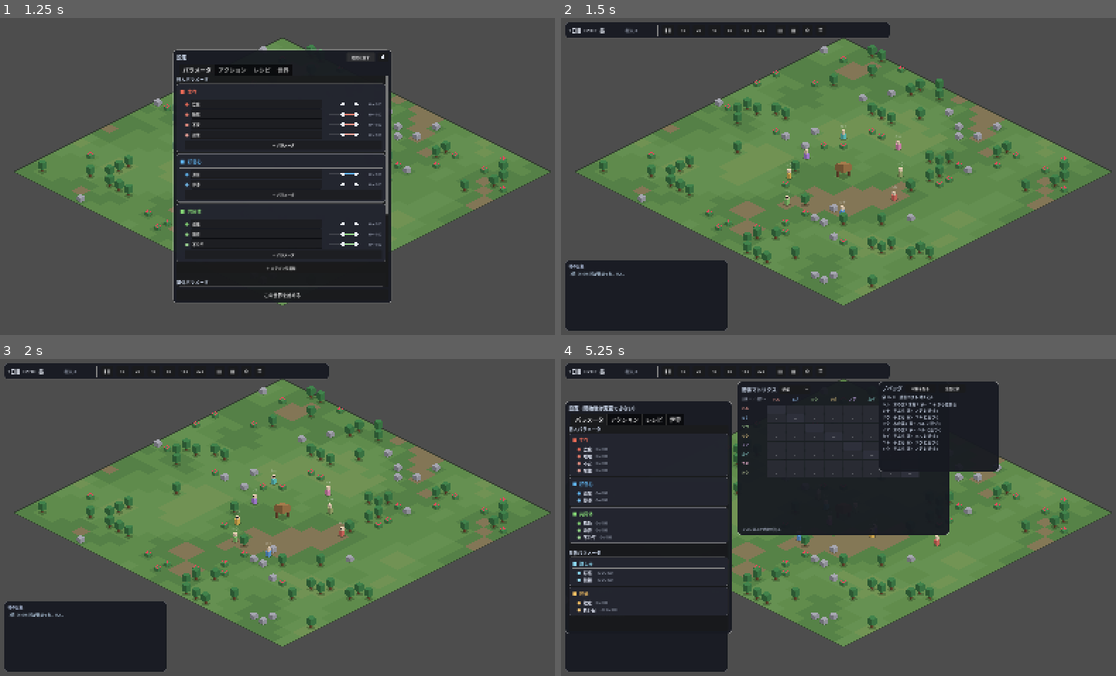
Above: before the commit, frames 1-4 (two rows, left to right).
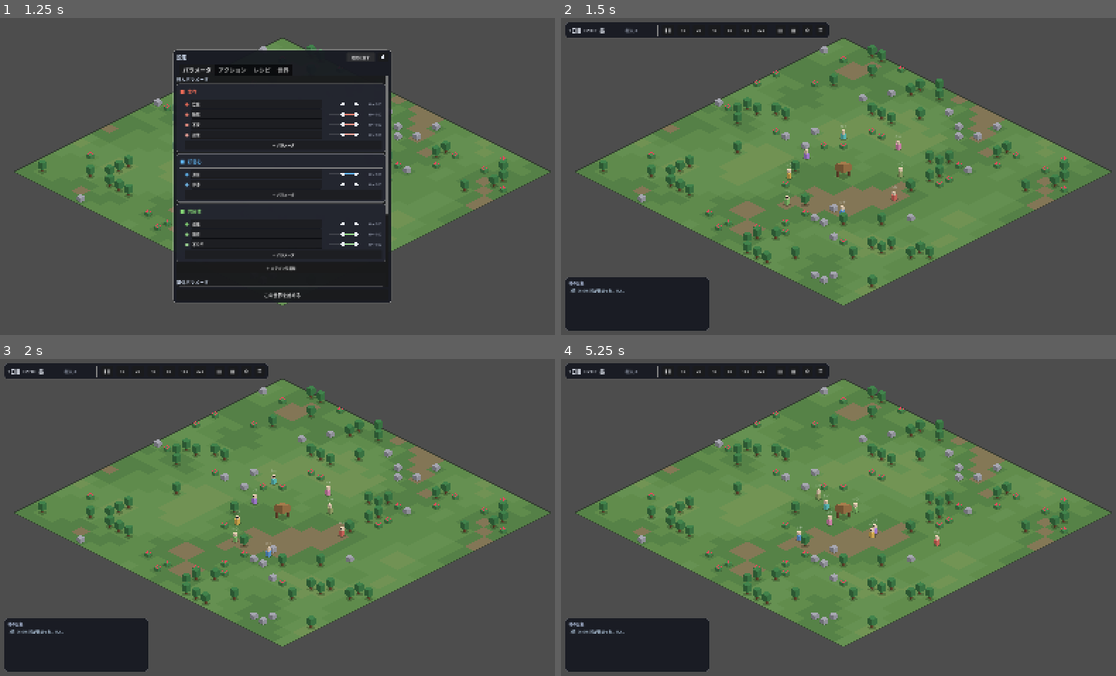
Above: after the commit, the same moments.

Repository: asterisk-cn/world-simulator
Game: Godot game, scene res://scenes/main.tscn
The game is run twice, just before and just after one commit, with the same random seed, the same clock (stepped at 60 frames per second) and the same inputs.
Inputs (mouse positions are in pixels of both pictures, inside the frame that each line leads up to):
- Up to frame 1 (1.25 s): click "既定に戻す" at 0.5 s
- Up to frame 2 (1.5 s): click "この世界を始める" at 1.25 s
- Up to frame 3 (2 s): no input
- Up to frame 4 (5.25 s): click "▤" at 2 s; click "▦" at 2.75 s; click "⚙" at 3.5 s; click "☰" at 4.25 s; click (688, 390) at 5 s, where only the run after the commit has a clickable "✕"

Frame 1 is identical in both runs. In frame 2, 2.7% of the frame differs, in the area x 0-60%, y 1-99%; in frame 3, 2.7%; in frame 4, 42%, in the area x 0-79%, y 1-99%.

Commit message:
UIの整理：窓を一度に1枚、閉じるボタン、高さを中身に合わせる
3枚同時に開くと世界がほとんど見えなくなっていたため、
掲示板 / 関係マトリクス / 設定 / デバッグ は排他表示にした。

- どの窓にも題名と閉じるボタンを同じ形で付ける（UIKit.window_header）
- 窓の出る位置を左上に統一。右のインスペクタと左下の記録は常設のまま
- 関係マトリクスの高さを人数から算出（多ければ中でスクロール）
- 掲示板と記録の高さを中身に見合う大きさへ
- 記憶の要約が出来事を全部並べて長かったので一行に。
  出来事そのものは「今日の出来事」に並ぶので重複していた
- 使われなくなった episodes_kept を削除

Co-Authored-By: Claude Opus 5 <noreply@anthropic.com>

Diff:
--- a/scripts/autoload/sim_config.gd
+++ b/scripts/autoload/sim_config.gd
@@ -14,7 +14,6 @@
 	"decision_interval": [1.1, 0.2, 6.0, "行動を選び直す間隔（秒）"],
 	"move_speed": [1.9, 0.2, 12.0, "移動速度（マス/秒）"],
 
-	"episodes_kept": [6.0, 1.0, 40.0, "要約に残す出来事の数"],
 	"summaries_kept": [5.0, 1.0, 30.0, "保持する過去日数"],
 }
 
--- a/scripts/data/memory.gd
+++ b/scripts/data/memory.gd
@@ -40,8 +40,6 @@
 func _summarize(owner_name: String, day: int) -> String:
 	if episodes.is_empty():
 		return "%d日目：特に何もなかった。" % day
-	var keep := int(SimConfig.p("episodes_kept"))
-	var tail: Array = episodes.slice(maxi(0, episodes.size() - keep))
 	var counts := {}
 	for e in episodes:
 		var head: String = String(e).split("：")[0]
@@ -52,12 +50,8 @@
 		if counts[k] > best:
 			best = counts[k]
 			busiest = k
-	var joined := ""
-	for e in tail:
-		if joined != "":
-			joined += " / "
-		joined += String(e)
-	return "%d日目：%s は主に「%s」をして過ごした。 %s" % [day, owner_name, busiest, joined]
+	# 出来事そのものは「今日の出来事」に並ぶので、要約は一行に留める
+	return "%d日目：%s は主に「%s」をして過ごした（%d件）" % [day, owner_name, busiest, episodes.size()]
 
 
 func recent_summary(n: int = 2) -> String:
--- a/scripts/main.gd
+++ b/scripts/main.gd
@@ -74,11 +74,11 @@
 		rules_panel.offset_top = -360
 		rules_panel.offset_bottom = 360
 	else:
-		rules_panel.set_anchors_preset(Control.PRESET_CENTER_LEFT)
+		rules_panel.set_anchors_preset(Control.PRESET_TOP_LEFT)
 		rules_panel.offset_left = 12
-		rules_panel.offset_right = 484
-		rules_panel.offset_top = -330
-		rules_panel.offset_bottom = 330
+		rules_panel.offset_right = 500
+		rules_panel.offset_top = 64
+		rules_panel.offset_bottom = 700
 	hud.set_play_ui_visible(not on)
 
 
@@ -137,11 +137,12 @@
 
 	var matrix = preload("res://scripts/ui/matrix_panel.gd").new()
 	matrix.world = world
-	matrix.set_anchors_preset(Control.PRESET_CENTER_TOP)
-	matrix.offset_left = -300
-	matrix.offset_right = 300
+	matrix.set_anchors_preset(Control.PRESET_TOP_LEFT)
+	matrix.offset_left = 12
+	matrix.offset_right = 620
 	matrix.offset_top = 64
-	matrix.offset_bottom = 500
+	matrix.offset_bottom = 72
+	matrix.closed.connect(hud.close_panels)
 	matrix.visible = false
 	hud.add_child(matrix)
 	hud.matrix_panel = matrix
@@ -155,11 +156,12 @@
 	rules.offset_bottom = 330
 	var dbg = preload("res://scripts/ui/debug_panel.gd").new()
 	dbg.world = world
-	dbg.set_anchors_preset(Control.PRESET_TOP_RIGHT)
-	dbg.offset_left = -700
-	dbg.offset_right = -360
+	dbg.set_anchors_preset(Control.PRESET_TOP_LEFT)
+	dbg.offset_left = 12
+	dbg.offset_right = 392
 	dbg.offset_top = 64
-	dbg.offset_bottom = 320
+	dbg.offset_bottom = 380
+	dbg.closed.connect(hud.close_panels)
 	dbg.visible = false
 	hud.add_child(dbg)
 	hud.debug_panel = dbg
@@ -168,6 +170,7 @@
 	hud.rules_panel = rules
 	rules_panel = rules
 	rules.started.connect(_start_world)
+	rules.closed.connect(hud.close_panels)
 
 
 func _process(_delta: float) -> void:
--- a/scripts/ui/debug_panel.gd
+++ b/scripts/ui/debug_panel.gd
@@ -1,4 +1,6 @@
 extends PanelContainer
+
+signal closed
 ## デバッグ用の一覧。村人が何を持っていて、いま何をしていて、家が建ったかを一望する。
 
 var world = null
@@ -24,14 +26,15 @@
 	root.add_theme_constant_override("separation", 4)
 	add_child(root)
 
+	UIKit.window_header(root, "デバッグ", _close)
+
 	var head := HBoxContainer.new()
-	head.add_theme_constant_override("separation", 8)
+	head.add_theme_constant_override("separation", 6)
 	root.add_child(head)
-	head.add_child(UIKit.label("デバッグ", 14, Color(0.85, 0.9, 0.98)))
 	var b1 := UIKit.button(head, "材料を配る", _give_materials, 10)
-	b1.custom_minimum_size = Vector2(88, 22)
+	b1.custom_minimum_size = Vector2(88, UIKit.ROW_H)
 	var b2 := UIKit.button(head, "全員に家", _give_houses, 10)
-	b2.custom_minimum_size = Vector2(76, 22)
+	b2.custom_minimum_size = Vector2(76, UIKit.ROW_H)
 
 	_summary = UIKit.label("", 11, Color(0.8, 0.85, 0.92))
 	root.add_child(_summary)
@@ -106,3 +109,7 @@
 			continue
 		v.home = world.add_structure(Structure.Kind.HOUSE, c, v.id, v.color)
 	EventLog.notable("神が家を建てた")
+
+
+func _close() -> void:
+	closed.emit()
--- a/scripts/ui/hud.gd
+++ b/scripts/ui/hud.gd
@@ -60,7 +60,6 @@
 	_top_bar = panel
 	panel.set_anchors_preset(Control.PRESET_TOP_LEFT)
 	panel.position = Vector2(12, 12)
-	panel.size = Vector2(920, 40)
 	add_child(panel)
 
 	var row := HBoxContainer.new()
@@ -108,23 +107,32 @@
 	_refresh_pause_btn()
 
 
+## 大きい窓は一度に1枚だけ。世界が見えなくなるのを防ぐ。
+func _show_only(target) -> void:
+	var want: bool = target != null and not target.visible
+	for p in [_board_panel, matrix_panel, rules_panel, debug_panel]:
+		if p != null:
+			p.visible = (p == target) and want
+
+
+func close_panels() -> void:
+	_show_only(null)
+
+
 func _toggle_board() -> void:
-	_board_panel.visible = not _board_panel.visible
+	_show_only(_board_panel)
 
 
 func _toggle_matrix() -> void:
-	if matrix_panel != null:
-		matrix_panel.visible = not matrix_panel.visible
+	_show_only(matrix_panel)
 
 
 func _toggle_rules() -> void:
-	if rules_panel != null:
-		rules_panel.visible = not rules_panel.visible
+	_show_only(rules_panel)
 
 
 func _toggle_debug() -> void:
-	if debug_panel != null:
-		debug_panel.visible = not debug_panel.visible
+	_show_only(debug_panel)
 
 
 func _build_log() -> void:
@@ -132,8 +140,8 @@
 	_log_panel = panel
 	panel.set_anchors_preset(Control.PRESET_BOTTOM_LEFT)
 	panel.offset_left = 12
-	panel.offset_right = 472
-	panel.offset_top = -212
+	panel.offset_right = 420
+	panel.offset_top = -164
 	panel.offset_bottom = -12
 	add_child(panel)
 
@@ -156,17 +164,17 @@
 
 func _build_board_panel() -> void:
 	_board_panel = UIKit.panel()
-	_board_panel.set_anchors_preset(Control.PRESET_BOTTOM_LEFT)
+	_board_panel.set_anchors_preset(Control.PRESET_TOP_LEFT)
 	_board_panel.offset_left = 12
 	_board_panel.offset_right = 472
-	_board_panel.offset_top = -552
-	_board_panel.offset_bottom = -220
+	_board_panel.offset_top = 64
+	_board_panel.offset_bottom = 400
 	add_child(_board_panel)
 
 	var box := VBoxContainer.new()
 	box.add_theme_constant_override("separation", 4)
 	_board_panel.add_child(box)
-	box.add_child(UIKit.label("掲示板", 13, Color(0.95, 0.86, 0.6)))
+	UIKit.window_header(box, "掲示板", _toggle_board, Color(0.95, 0.86, 0.6))
 	UIKit.wrapped(box, "貼り紙は差出人不明として扱われる。", 10)
 
 	var scroll := ScrollContainer.new()
--- a/scripts/ui/matrix_panel.gd
+++ b/scripts/ui/matrix_panel.gd
@@ -15,6 +15,9 @@
 var _sel_to: int = -1
 var _accum := 0.0
 var _param_opt: OptionButton
+var _scroll: ScrollContainer
+
+signal closed
 
 
 func _ready() -> void:
@@ -33,20 +36,18 @@
 	root.add_theme_constant_override("separation", 6)
 	add_child(root)
 
-	var head := HBoxContainer.new()
-	head.add_theme_constant_override("separation", 8)
-	root.add_child(head)
-	head.add_child(UIKit.label("関係マトリクス", 14, Color(0.85, 0.9, 0.98)))
-
+	var head := UIKit.window_header(root, "関係マトリクス", _close)
 	_param_opt = OptionButton.new()
 	_param_opt.add_theme_font_size_override("font_size", 11)
+	_param_opt.custom_minimum_size = Vector2(110, UIKit.ROW_H)
 	head.add_child(_param_opt)
+	head.move_child(_param_opt, 1)
 	_param_opt.item_selected.connect(_on_param_selected)
 
-	var scroll := ScrollContainer.new()
-	scroll.custom_minimum_size = Vector2(0, 240)
-	scroll.size_flags_vertical = Control.SIZE_EXPAND_FILL
-	root.add_child(scroll)
+	_scroll = ScrollContainer.new()
+	_scroll.horizontal_scroll_mode = ScrollContainer.SCROLL_MODE_DISABLED
+	root.add_child(_scroll)
+	var scroll := _scroll
 
 	_grid = GridContainer.new()
 	_grid.add_theme_constant_override("h_separation", 2)
@@ -60,6 +61,10 @@
 	Schema.parameters_changed.connect(_on_schema_changed)
 	_refresh_param_options()
 	rebuild()
+
+
+func _close() -> void:
+	closed.emit()
 
 
 func _on_schema_changed() -> void:
@@ -115,6 +120,10 @@
 
 	var vs: Array = world.villagers
 	_grid.columns = vs.size() + 1
+	# 人数ぶんの高さを持たせる。増えすぎたら中でスクロールする。
+	if _scroll != null:
+		_scroll.custom_minimum_size = Vector2(0,
+			minf(float(vs.size() + 1) * (CELL_H + 2.0) + 6.0, 420.0))
 
 	var corner := UIKit.label("主体 ↓ ／ 相手 →", 9, UIKit.TEXT_DIM)
 	corner.custom_minimum_size = Vector2(HEAD_W, CELL_H)
--- a/scripts/ui/rules_panel.gd
+++ b/scripts/ui/rules_panel.gd
@@ -4,6 +4,7 @@
 ## 編集できるのは開始前だけ。始まったあとは同じ画面が閲覧専用になる。
 
 signal started
+signal closed
 
 var world = null
 var editable := true
@@ -17,6 +18,7 @@
 var _start_btn: Button
 var _reset_btn: Button
 var _delete_btn: Button
+var _close_btn: Button
 var _delete_mode := false
 
 
@@ -52,6 +54,8 @@
 	_delete_btn = UIKit.trash_toggle(head, "削除モード")
 	_delete_btn.toggled.connect(_on_delete_toggled)
 
+	_close_btn = UIKit.icon_button(head, "✕", "閉じる", _close, 26, UIKit.ROW_H, 13)
+
 	_tabs = TabContainer.new()
 	_tabs.size_flags_vertical = Control.SIZE_EXPAND_FILL
 	root.add_child(_tabs)
@@ -79,6 +83,7 @@
 	_title.text = "設定" if on else "設定（開始後は変更できない）"
 	_start_btn.visible = on
 	_reset_btn.visible = on
+	_close_btn.visible = not on
 	if not on:
 		_delete_mode = false
 		_delete_btn.set_pressed_no_signal(false)
@@ -91,6 +96,10 @@
 
 func _on_start() -> void:
 	started.emit()
+
+
+func _close() -> void:
+	closed.emit()
 
 
 func _on_delete_toggled(on: bool) -> void:
--- a/scripts/ui/ui_kit.gd
+++ b/scripts/ui/ui_kit.gd
@@ -140,6 +140,20 @@
 	return b
 
 
+## 浮いている窓の見出し。題名と閉じるボタンを揃える。
+static func window_header(parent: Node, title: String, on_close: Callable,
+		col: Color = Color(0.85, 0.9, 0.98)) -> HBoxContainer:
+	var row := HBoxContainer.new()
+	row.add_theme_constant_override("separation", 8)
+	parent.add_child(row)
+	row.add_child(label(title, 14, col))
+	var gap := Control.new()
+	gap.size_flags_horizontal = Control.SIZE_EXPAND_FILL
+	row.add_child(gap)
+	icon_button(row, "✕", "閉じる", on_close, 26, ROW_H, 13)
+	return row
+
+
 ## アイコンだけのボタン。何のボタンかはツールチップで補う。
 static func icon_button(parent: Node, glyph: String, tip: String, on_press: Callable,
 		w: int = 28, h: int = ROW_H, size: int = 15) -> Button:
Not shown, changed: DESIGN.md
